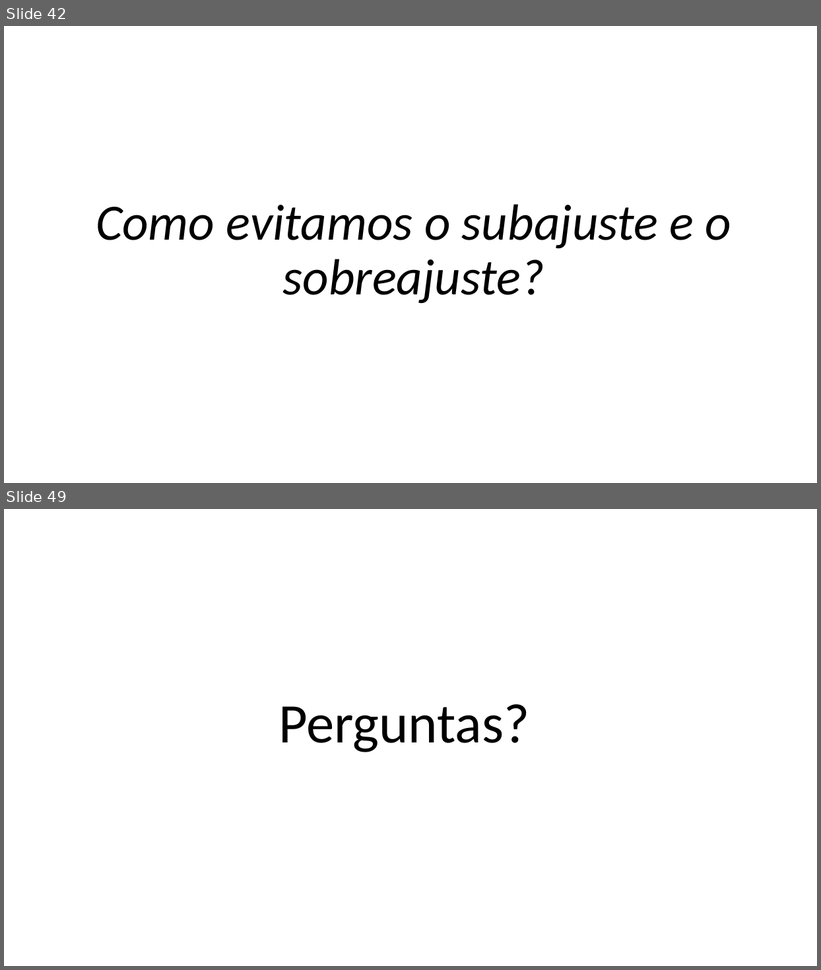
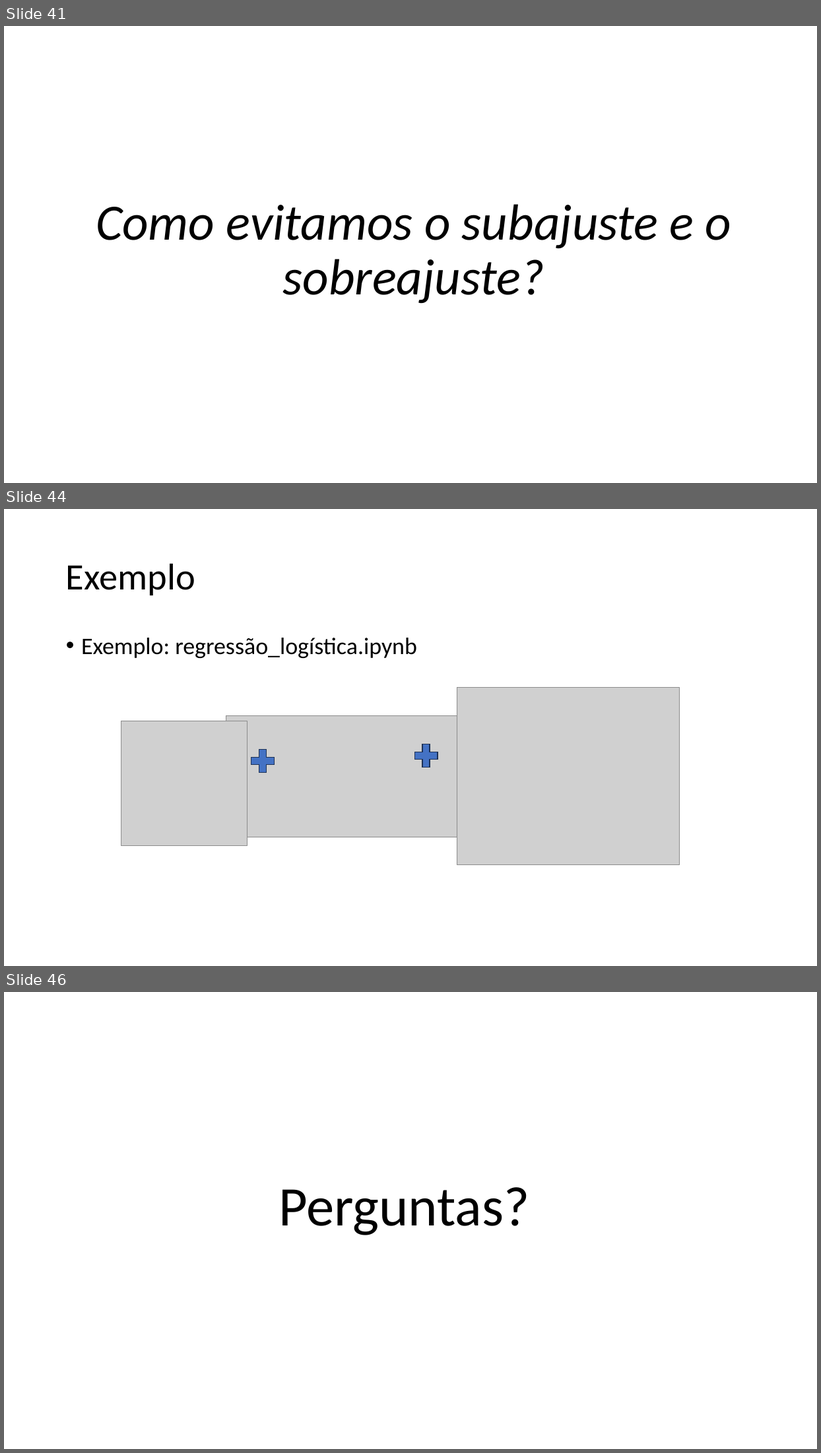
Before and after one commit to zz4fap/c24_inteligencia_artificial, a slide deck: slides/C24_Classificação.pptx. Shown one above the other, each under a label of ours: slides 42 and 49 before the commit, slides 41, 44 and 46 after it; the slides between them are not shown. The pictures are 821x970 and 821x1453 pixels, drawn with LibreOffice and Linux fonts; fonts in the diff are those of the drawing; grey boxes stand for pictures. Boxes give left, top, right and bottom in pixels: in the first picture for what was removed or moved away, otherwise in the second. Text is boxed around its words. In the diff, an @@ line names an element or a change of style, - is before the commit and + after.

```diff
--- a/slides/C24_Classificação.pptx
+++ b/slides/C24_Classificação.pptx
@@ slide 44 added at [4,509,817,966], background #FFFFFF @@
@@ title added at [66,563,195,595], 44 pt, text #000000 @@
+Exemplo
@@ text added at [81,638,417,658], 28 pt, text #000000 @@
+• Exemplo: regressão_logística.ipynb
@@ group added at [121,688,679,865]: 3 pictures, 2 plus signs @@
@@ what was slide 42 is now slide 41 @@
@@ what was slide 49 is now slide 46 @@
```
Also in this commit, not shown: 2 slides changed, 1 other slide added, 5 slides removed, 2 other files.
